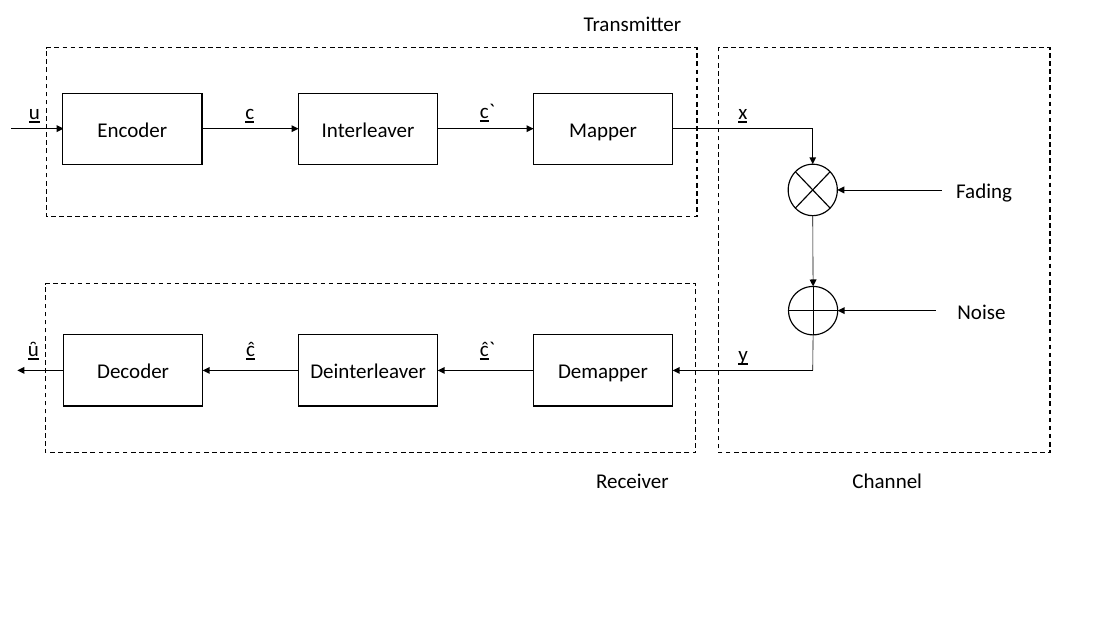
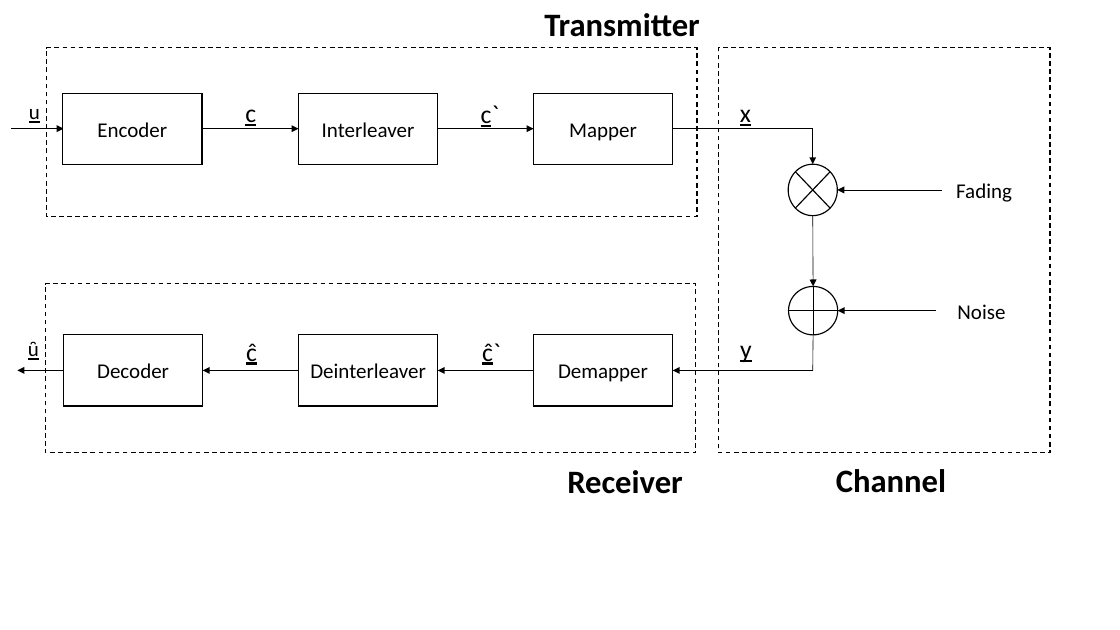
Before and after one commit to ga96jul/Bachelarbeit, a slide deck: slide 2 of Bachelorarbeit/01_Bachelorarbeit_LaTex/02_Figures/interferences.pptx. Drawn at 1120x630 pixels with LibreOffice and Linux fonts; fonts in the diff are those of the drawing. Boxes give left, top, right and bottom in pixels: in the first picture for what was removed or moved away, otherwise in the second. Text is boxed around its words. In the diff, an @@ line names an element or a change of style, - is before the commit and + after.

```diff
--- a/Bachelorarbeit/01_Bachelorarbeit_LaTex/02_Figures/interferences.pptx
+++ b/Bachelorarbeit/01_Bachelorarbeit_LaTex/02_Figures/interferences.pptx
@@ size 18 to 28 pt, bold on in 3 elements at <box>824,466,959,493</box>, <box>554,467,697,494</box>, <box>534,9,711,36</box> @@
@@ rectangle "Transmitter": place and size @@
-rectangle "Transmitter" at <box>569,9,696,36</box>
+rectangle "Transmitter" at <box>534,9,711,36</box>
@@ size 18 to 22 pt in 6 elements at <box>481,105,499,129</box>, <box>245,109,256,126</box>, <box>482,343,500,365</box>, <box>740,109,751,126</box>, <box>246,343,257,365</box>, <box>740,345,752,362</box> @@
@@ rectangle "Receiver": place and size @@
-rectangle "Receiver" at <box>569,467,696,494</box>
+rectangle "Receiver" at <box>554,467,697,494</box>
@@ rectangle "Channel": place and size @@
-rectangle "Channel" at <box>824,466,951,493</box>
+rectangle "Channel" at <box>824,466,959,493</box>
```
Also in this commit, not shown: 1 other slide changed, 1 slide added, 32 other files.
